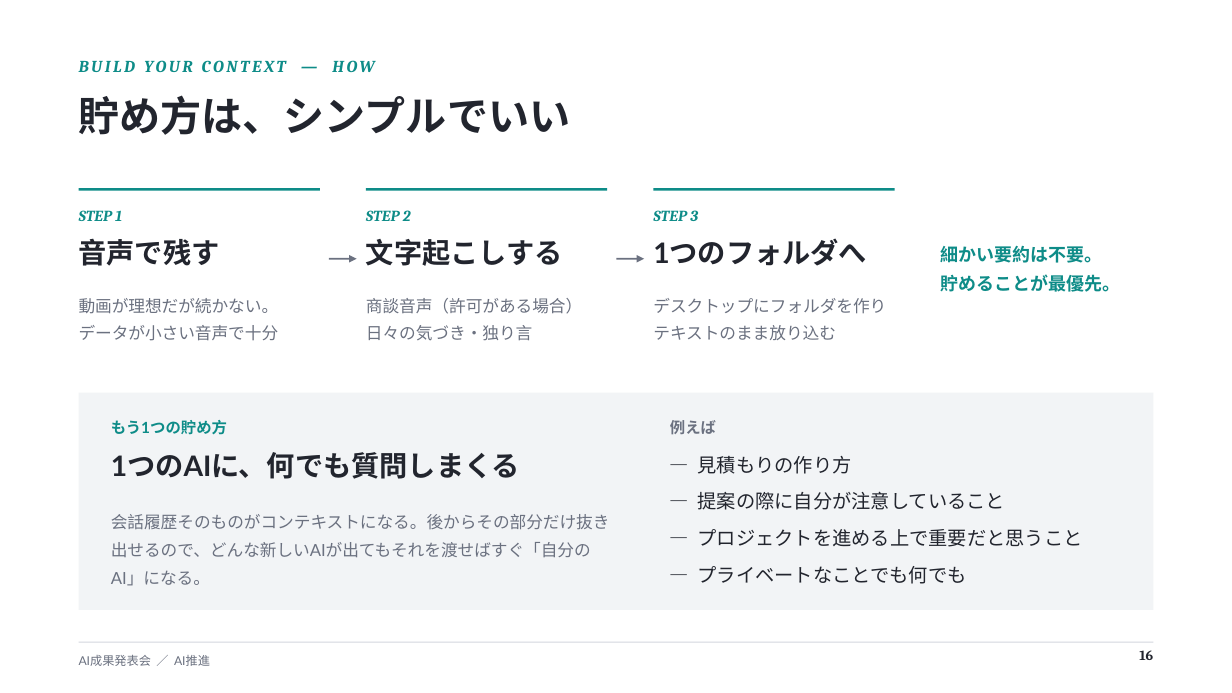
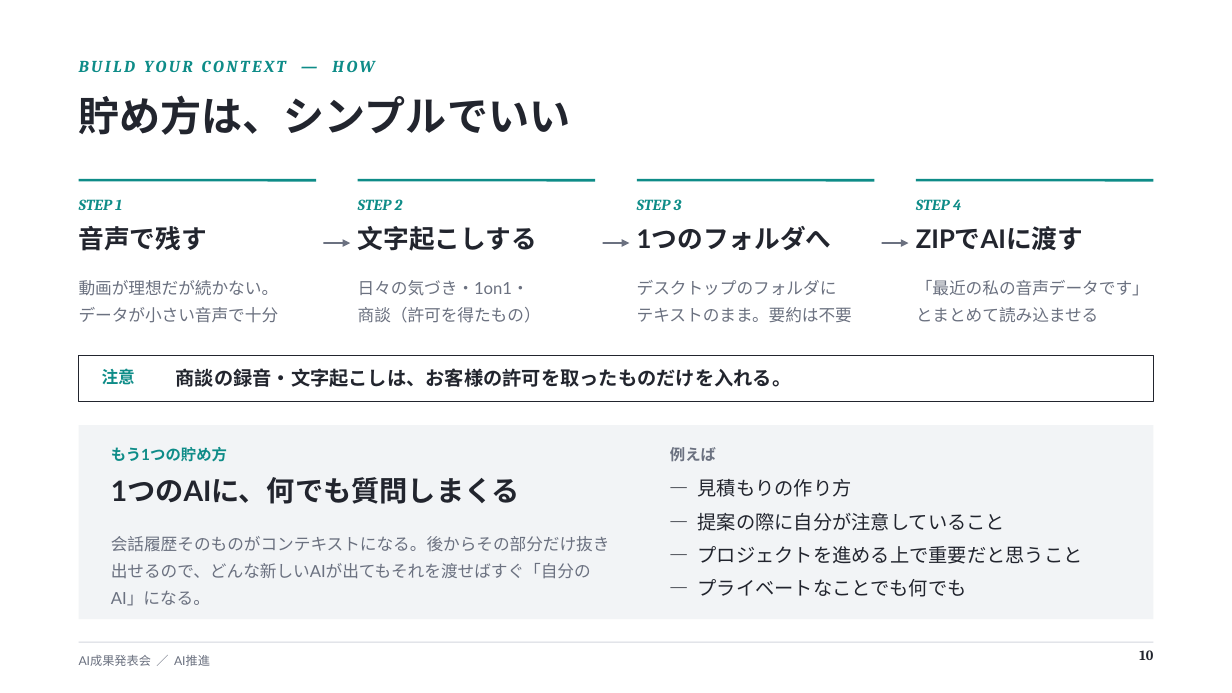
Before and after one commit to shinxgolf/shinxgolf.github.io, a slide deck: slide 10 of ai-presentation/AI成果発表会.pptx (slide 16 before the commit). Drawn at 1232x693 pixels with LibreOffice and Linux fonts; fonts in the diff are those of the drawing. Boxes give left, top, right and bottom in pixels: in the first picture for what was removed or moved away, otherwise in the second. Text is boxed around its words. In the diff, an @@ line names an element or a change of style, - is before the commit and + after.

```diff
--- a/ai-presentation/AI成果発表会.pptx
+++ b/ai-presentation/AI成果発表会.pptx
@@ text "STEP 1": place and size @@
-text "STEP 1" at (79, 210, 122, 221)
+text "STEP 1" at (79, 199, 122, 210)
@@ line moved from (79, 189) - (320, 189) to (79, 180) - (316, 180) @@
@@ text "STEP 2": place and size @@
-text "STEP 2" at (366, 210, 411, 221)
+text "STEP 2" at (358, 199, 403, 210)
@@ line moved from (366, 189) - (607, 189) to (358, 180) - (595, 180) @@
@@ text "STEP 3": place and size @@
-text "STEP 3" at (653, 210, 698, 221)
+text "STEP 3" at (637, 199, 682, 210)
@@ line moved from (653, 189) - (895, 189) to (637, 180) - (874, 180) @@
@@ line added from (916, 180) to (1153, 180), #0E8C88 2 pt @@
@@ text added at (916, 199, 962, 210), 12 pt, text #0E8C88, bold, italic @@
+STEP 4
@@ text "音声で残す": place and size @@
-text "音声で残す" at (79, 238, 220, 266)
+text "音声で残す" at (79, 226, 207, 251)
@@ text "文字起こしする": place and size @@
-text "文字起こしする" at (366, 239, 563, 266)
+text "文字起こしする" at (358, 226, 537, 251)
@@ size 22 to 20 pt in 3 elements at (79, 226, 207, 251), (358, 226, 537, 251), (637, 226, 832, 250) @@
@@ text "1つのフォルダへ": place and size @@
-text "1つのフォルダへ" at (653, 239, 867, 266)
+text "1つのフォルダへ" at (637, 226, 832, 250)
@@ text added at (916, 226, 1083, 250), 20 pt, text #22252E, bold @@
+ZIPでAIに渡す
@@ arrow moved from (329, 259) - (357, 259) to (323, 243) - (350, 243) @@
@@ arrow moved from (616, 259) - (644, 259) to (603, 243) - (629, 243) @@
@@ arrow added from (882, 243) to (909, 243), #6B7180 1.25 pt @@
@@ text removed at (941, 246, 1121, 292) @@
-細かい要約は不要。
-貯めることが最優先。
@@ text "動画が理想だが続かない。": place and size @@
-text "動画が理想だが続かない。" at (79, 298, 279, 341)
+text "動画が理想だが続かない。" at (79, 280, 279, 323)
@@ text at (358, 280, 541, 323): text changed @@
-商談音声（許可がある場合）
-日々の気づき・独り言
+日々の気づき・1on1・
+商談（許可を得たもの）
@@ text at (637, 280, 852, 322): text changed @@
-デスクトップにフォルダを作り
-テキストのまま放り込む
+デスクトップのフォルダに
+テキストのまま。要約は不要
@@ text added at (916, 280, 1149, 322), 13 pt, text #6B7180 @@
+「最近の私の音声データです」
+とまとめて読み込ませる
@@ rectangle added at (79, 356, 1153, 402), fill #FFFFFF, outline #22252E 0.75 pt @@
@@ text added at (102, 368, 135, 385), 13 pt, text #0E8C88, bold @@
+注意
@@ text added at (176, 368, 792, 387), 15 pt, text #22252E, bold @@
+商談の録音・文字起こしは、お客様の許可を取ったものだけを入れる。
@@ rectangle: place and size @@
-rectangle at (79, 393, 1153, 610)
+rectangle at (79, 425, 1153, 619)
@@ 4 texts: place and size @@
-4 texts at (111, 420, 852, 479)
+4 texts at (111, 447, 852, 504)
@@ text "会話履歴そのものがコンテキストになる。後からその部分だけ抜き出せるので、どんな新しいAIが出てもそれを渡せばすぐ「自分の ...": place and size @@
-text "会話履歴そのものがコンテキストになる。後からその部分だけ抜き出せるので、どんな新しいAIが出てもそれを渡せばすぐ「自分の ..." at (111, 514, 610, 586)
+text "会話履歴そのものがコンテキストになる。後からその部分だけ抜き出せるので、どんな新しいAIが出てもそれを渡せばすぐ「自分の ..." at (111, 536, 610, 606)
@@ text "会話履歴そのものがコンテキストになる。後からその部分だけ抜き出せるので、どんな新しいAIが出てもそれを渡せばすぐ「自分の ..." at (111, 536, 610, 606): line spacing 1.4 to 1.35 @@
@@ text "— 提案の際に自分が注意していること": place and size @@
-text "— 提案の際に自分が注意していること" at (698, 491, 1005, 510)
+text "— 提案の際に自分が注意していること" at (698, 512, 1005, 531)
@@ text "— プロジェクトを進める上で重要だと思うこと": place and size @@
-text "— プロジェクトを進める上で重要だと思うこと" at (698, 529, 1083, 547)
+text "— プロジェクトを進める上で重要だと思うこと" at (698, 546, 1083, 564)
@@ text "— プライベートなことでも何でも": place and size @@
-text "— プライベートなことでも何でも" at (698, 566, 967, 584)
+text "— プライベートなことでも何でも" at (698, 579, 967, 597)
@@ page number at (1139, 650, 1153, 660): text changed @@
-16
+10
```
Also in this commit, not shown: 3 other slides changed, 1 slide added, 6 slides removed.
